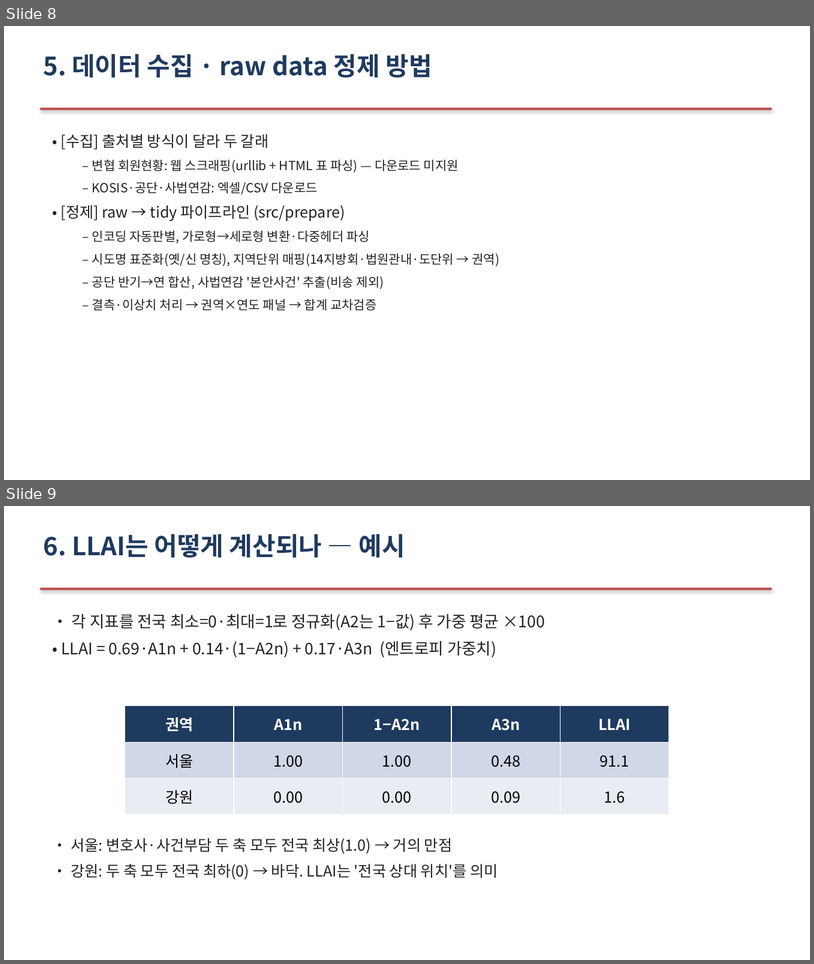
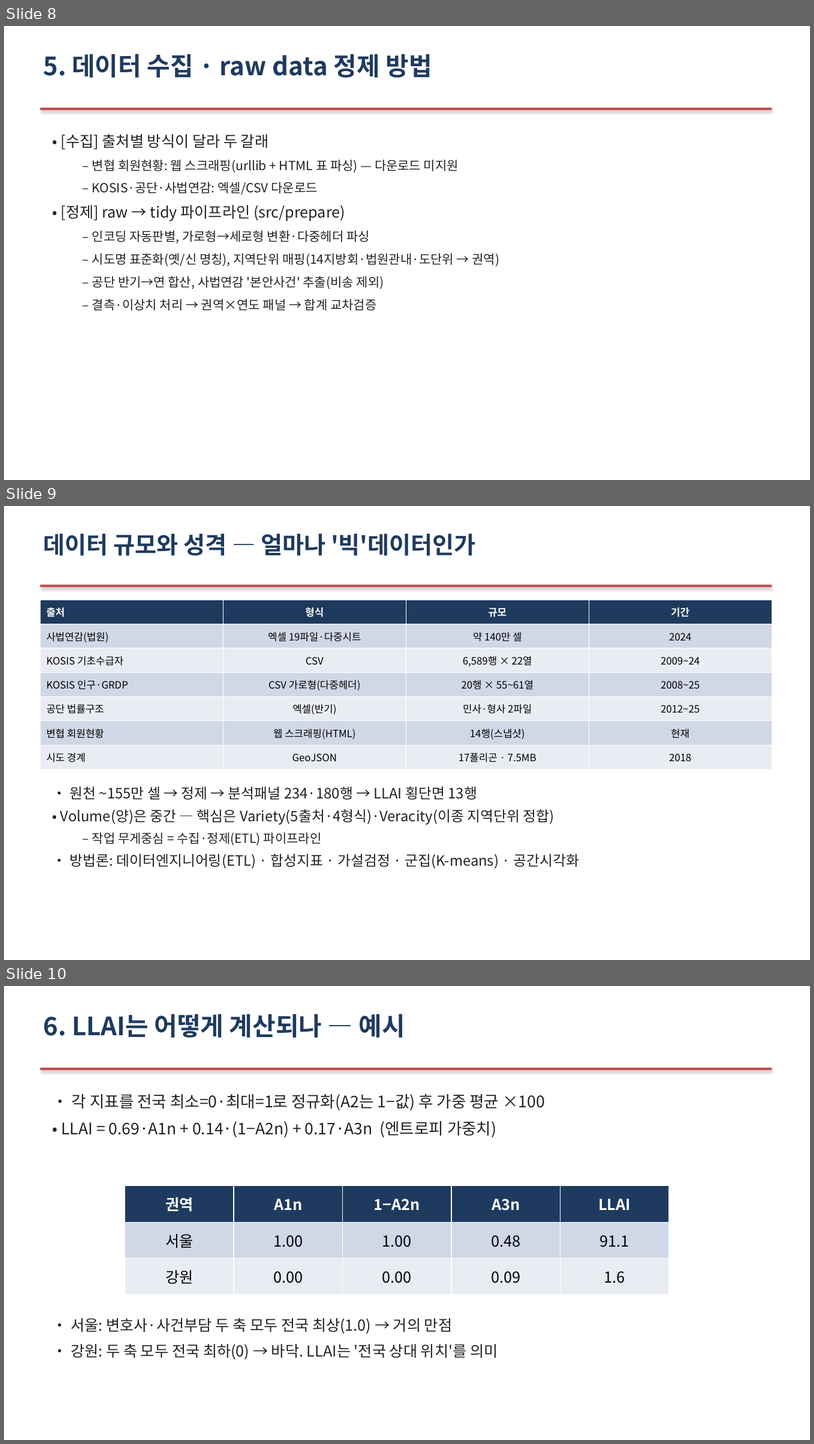
Before and after one commit to Allenkeem/llai-project, a slide deck: reports/발표자료.pptx. Shown one above the other, each under a label of ours: slides 8 and 9 before the commit, slides 8, 9 and 10 after it. The pictures are 814x964 and 814x1444 pixels, drawn with LibreOffice and Linux fonts; fonts in the diff are those of the drawing. Boxes give left, top, right and bottom in pixels: in the first picture for what was removed or moved away, otherwise in the second. Text is boxed around its words. In the diff, an @@ line names an element or a change of style, - is before the commit and + after.

```diff
--- a/reports/발표자료.pptx
+++ b/reports/발표자료.pptx
@@ slide 9 added at (x1=4, y1=506, x2=810, y2=960), background #FFFFFF @@
@@ text added at (x1=43, y1=534, x2=476, y2=556), 28 pt, text #1F3A5F, bold @@
+데이터 규모와 성격 — 얼마나 '빅'데이터인가
@@ rectangle added at (x1=40, y1=585, x2=772, y2=587), fill #C44E52 @@
@@ table added at (x1=40, y1=600, x2=771, y2=769), 7 rows, 4 columns @@
+출처 | 형식 | 규모 | 기간
+사법연감(법원) | 엑셀 19파일·다중시트 | 약 140만 셀 | 2024
+KOSIS 기초수급자 | CSV | 6,589행 × 22열 | 2009~24
+KOSIS 인구·GRDP | CSV 가로형(다중헤더) | 20행 × 55~61열 | 2008~25
+공단 법률구조 | 엑셀(반기) | 민사·형사 2파일 | 2012~25
+변협 회원현황 | 웹 스크래핑(HTML) | 14행(스냅샷) | 현재
+시도 경계 | GeoJSON | 17폴리곤 · 7.5MB | 2018
@@ text added at (x1=60, y1=786, x2=579, y2=868), 17 pt, text #222222 @@
+• 원천 ~155만 셀 → 정제 → 분석패널 234·180행 → LLAI 횡단면 13행
+• Volume(양)은 중간 — 핵심은 Variety(5출처·4형식)·Veracity(이종 지역단위 정합)
+  – 작업 무게중심 = 수집·정제(ETL) 파이프라인
+• 방법론: 데이터엔지니어링(ETL) · 합성지표 · 가설검정 · 군집(K-means) · 공간시각화
@@ what was slide 9 is now slide 10 @@
```
